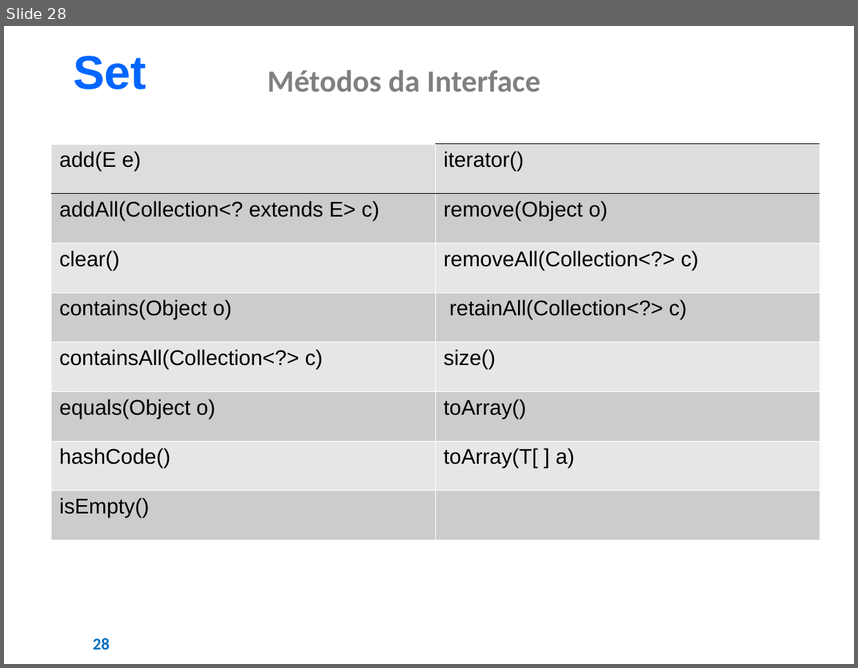
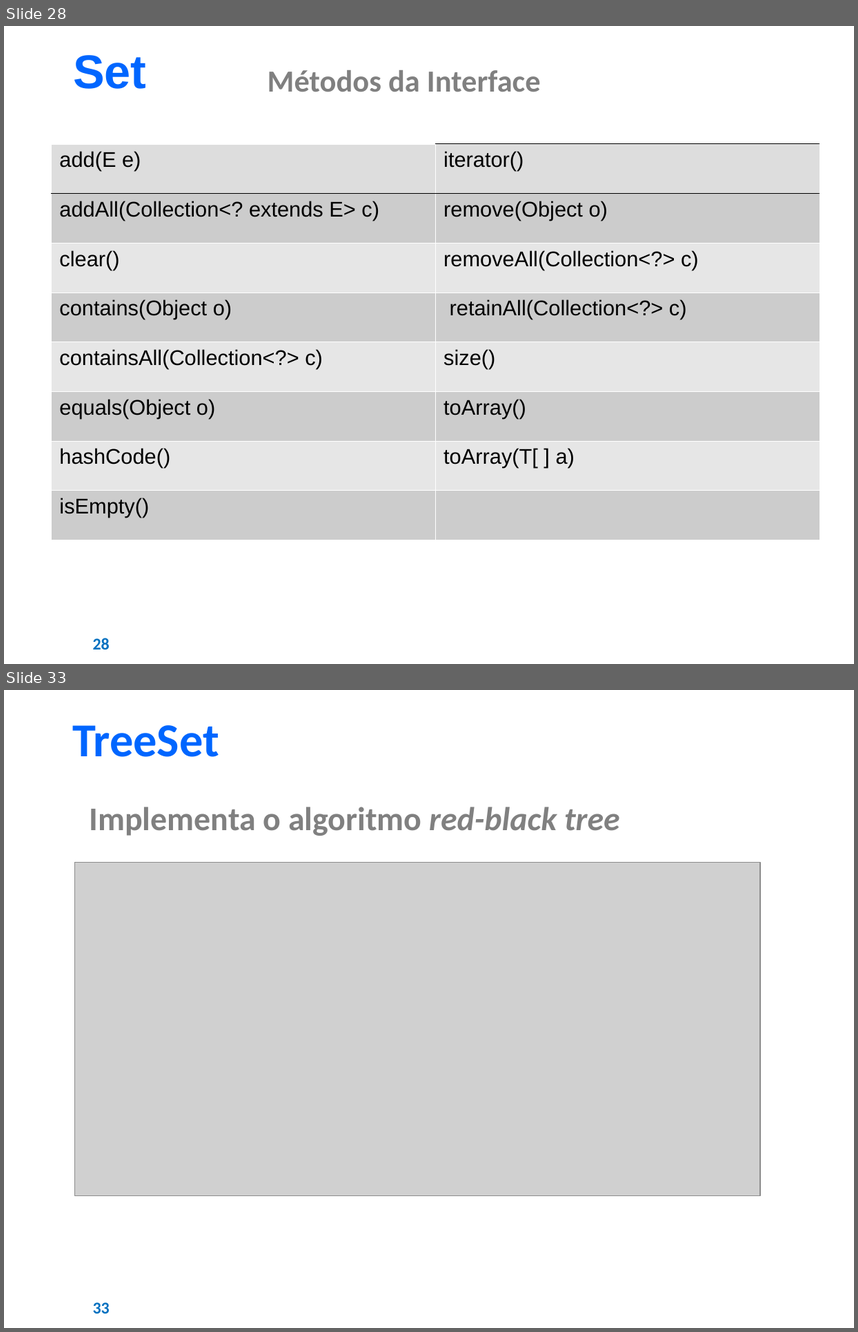
Before and after one commit to AJKFreitas/collections-learning, a slide deck: Estudos - Collections Framework.pptx. Shown one above the other, each under a label of ours: slide 28 before the commit, slides 28 and 33 after it; the slides between them are not shown. The pictures are 858x668 and 858x1332 pixels, drawn with LibreOffice and Linux fonts; fonts in the diff are those of the drawing; grey boxes stand for pictures; background and template pictures are left out. Boxes give left, top, right and bottom in pixels: in the first picture for what was removed or moved away, otherwise in the second. Text is boxed around its words. In the diff, an @@ line names an element or a change of style, - is before the commit and + after.

```diff
--- a/Estudos - Collections Framework.pptx
+++ b/Estudos - Collections Framework.pptx
@@ slide 33 added at bbox=[4, 690, 854, 1328], background #FFFFFF @@
@@ text added at bbox=[72, 725, 219, 757], 40 pt, text #0066FF, bold @@
+TreeSet
@@ text added at bbox=[90, 807, 619, 836], 28 pt, text #808080, bold @@
+l Implementa o algoritmo red-black tree
@@ picture added at bbox=[74, 862, 760, 1196] @@
@@ page number added at bbox=[93, 1302, 110, 1313], 14 pt, text #0070C0, bold @@
+33
```
Also in this commit, not shown: 41 slides changed, 10 other files.
